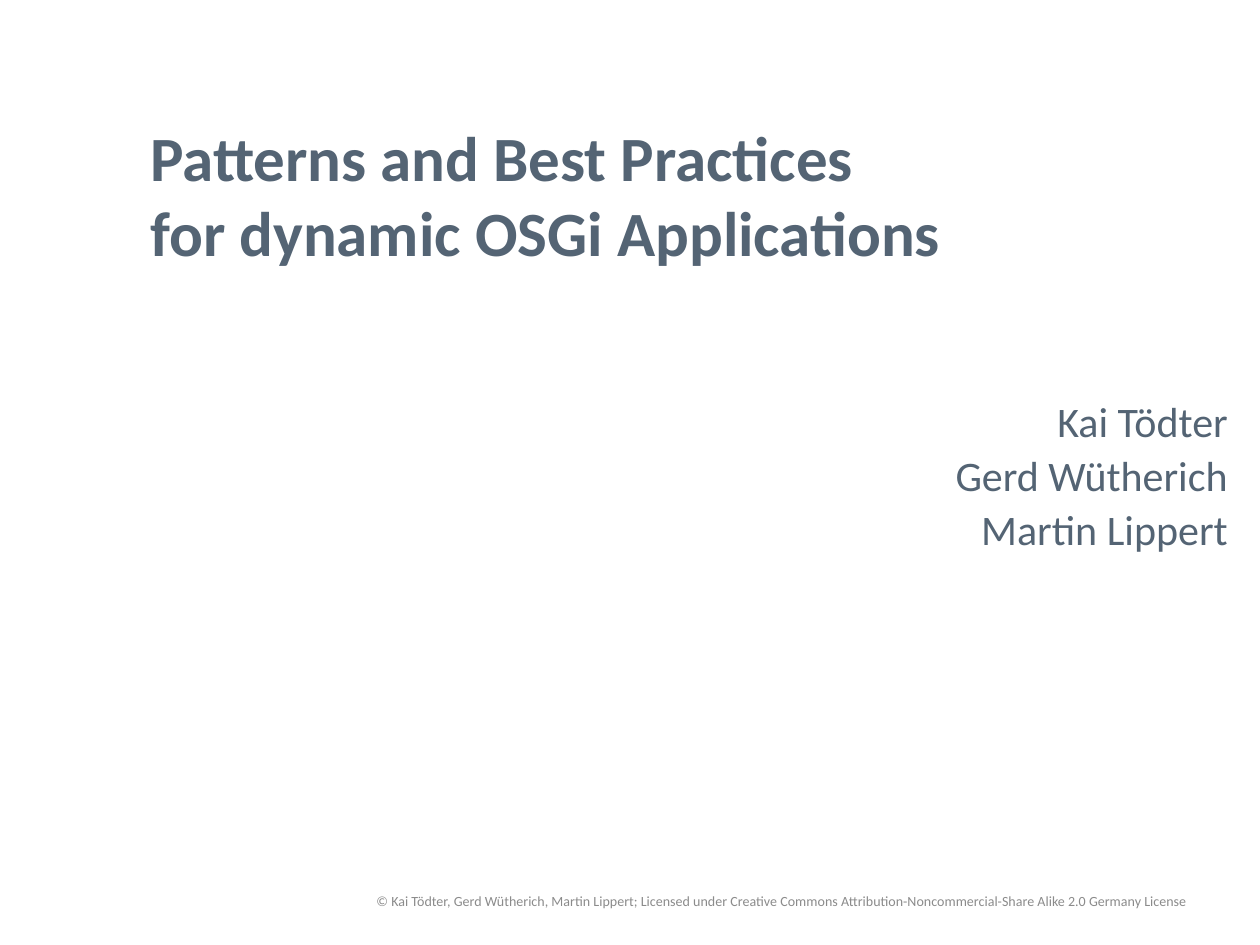
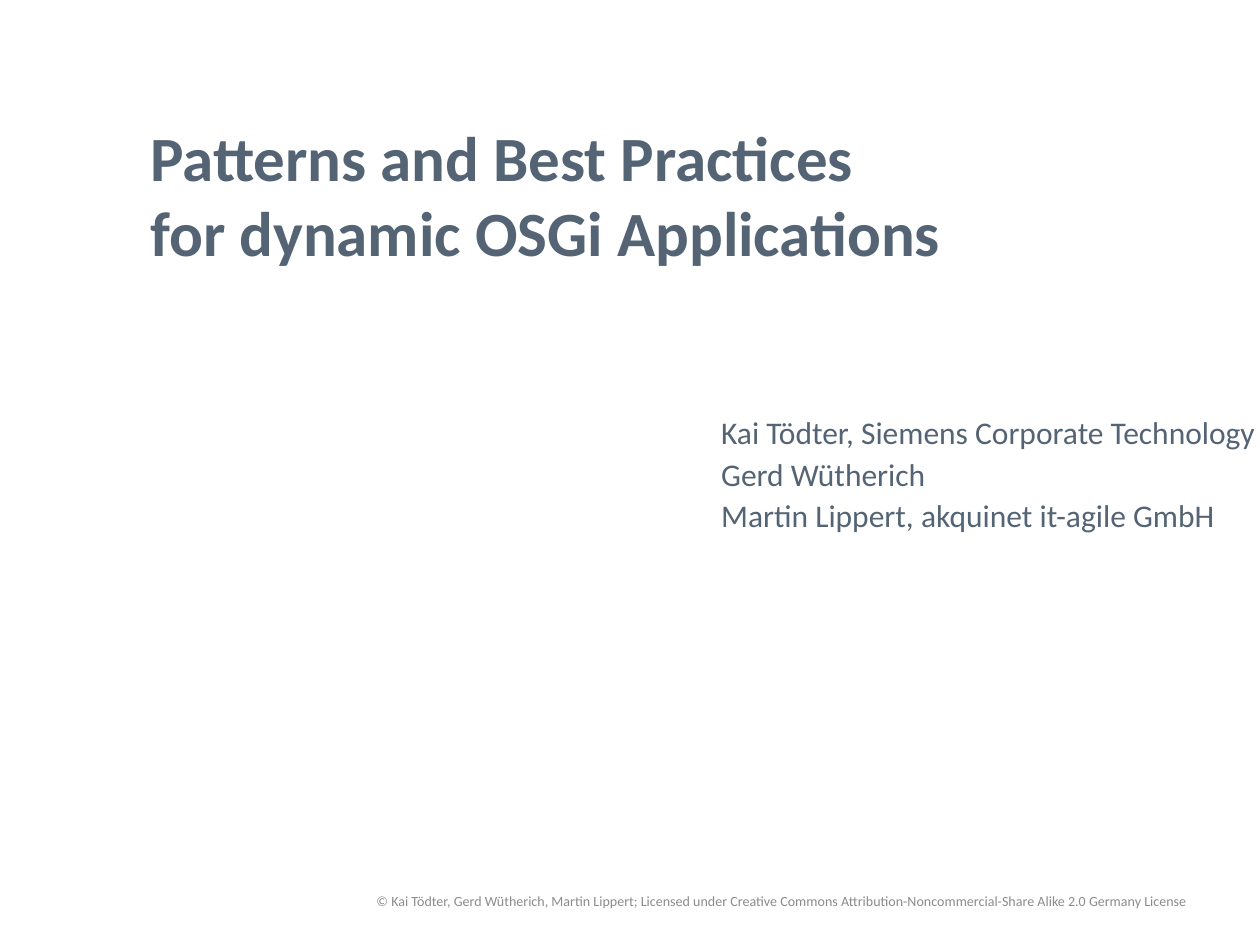
Before and after one commit to osgi-forks/osgi-person-manager, a slide deck: slide 1 of presentations/Patterns and Best Practices for dynamic OSGi Applications.pptx. Drawn at 1260x945 pixels with LibreOffice and Linux fonts; fonts in the diff are those of the drawing; background and template pictures are left out. Boxes give left, top, right and bottom in pixels: in the first picture for what was removed or moved away, otherwise in the second. Text is boxed around its words. In the diff, an @@ line names an element or a change of style, - is before the commit and + after.

```diff
--- a/presentations/Patterns and Best Practices for dynamic OSGi Applications.pptx
+++ b/presentations/Patterns and Best Practices for dynamic OSGi Applications.pptx
@@ text "Kai Tödter, Siemens Corporate Technology": place and size @@
-text "Kai Tödter, Siemens Corporate Technology" at [956,408,1228,552]
+text "Kai Tödter, Siemens Corporate Technology" at [721,422,1255,533]
@@ text at [721,422,1255,450]: text changed; size 24 to 18 pt @@
-Kai Tödter
+Kai Tödter, Siemens Corporate Technology
@@ text at [721,464,925,486]: size 24 to 18 pt in "Gerd Wütherich"; alignment right to left @@
@@ text at [721,505,1214,533]: text changed; size 24 to 18 pt @@
-Martin Lippert
+Martin Lippert, akquinet it-agile GmbH
```
Also in this commit, not shown: 3 other slides changed, 1 slide added, 1 other file.
